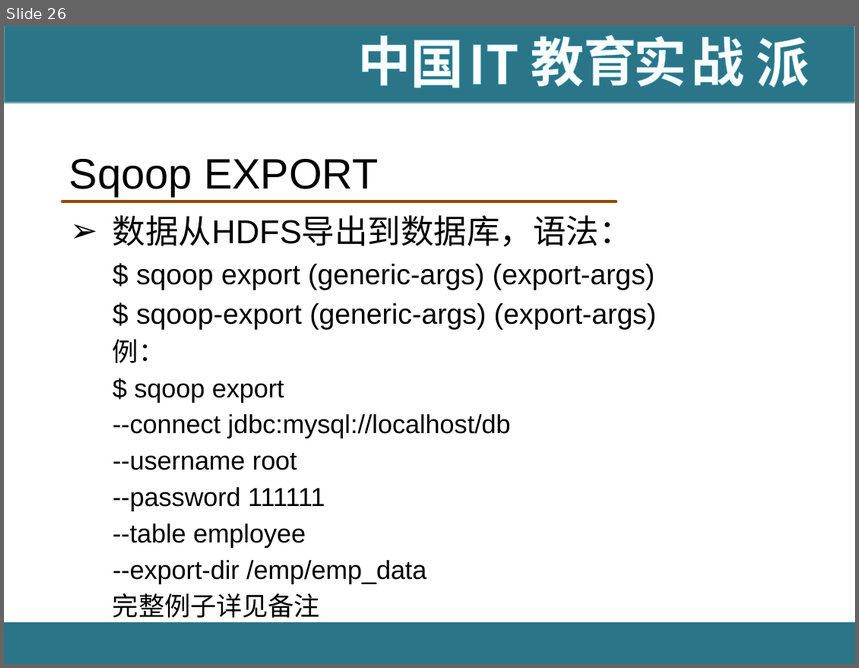
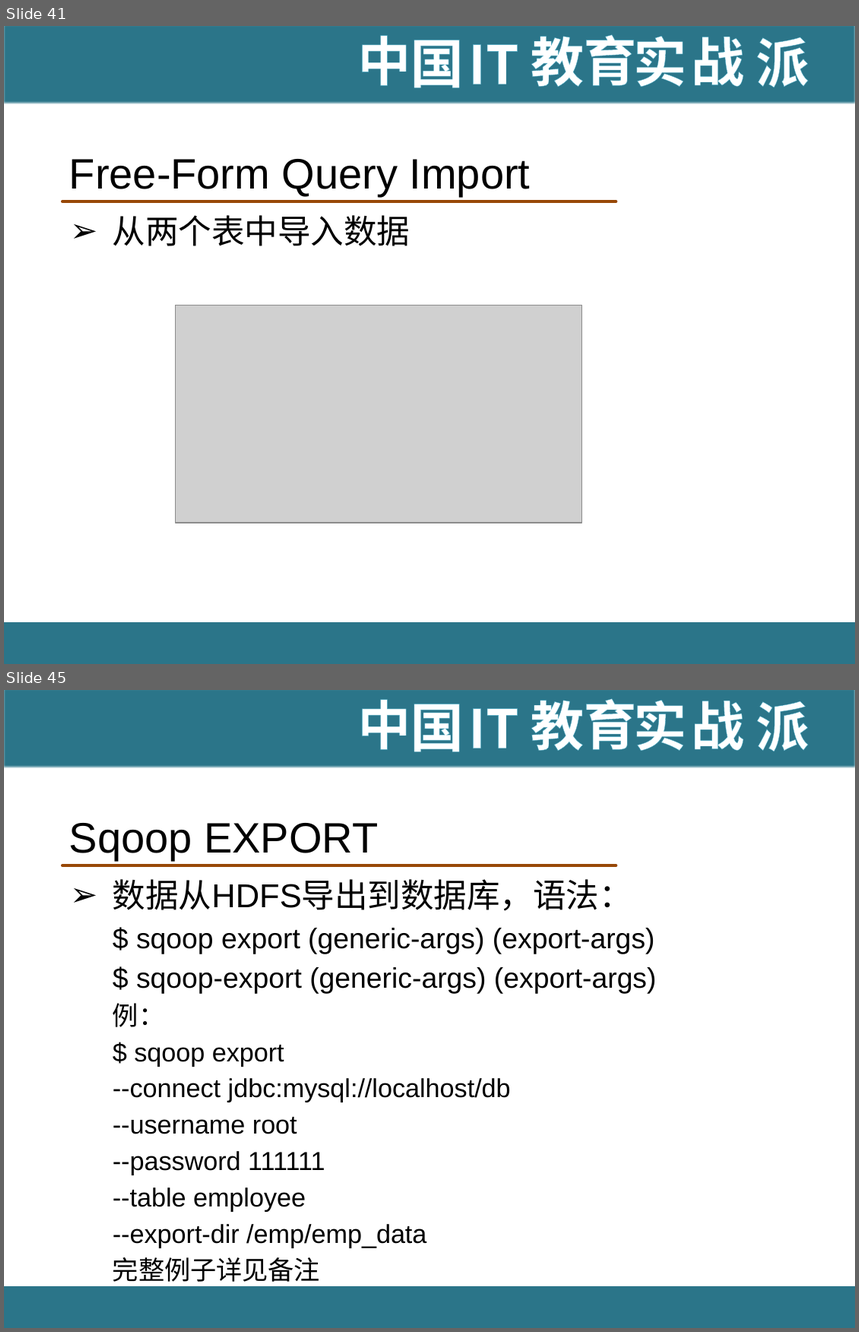
Before and after one commit to hanningxiao/BigData, a slide deck: [IT18掌www.it18zhang.com]Sqoop.pptx. Shown one above the other, each under a label of ours: slide 26 before the commit, slides 41 and 45 after it; the slides between them are not shown. The pictures are 859x668 and 859x1332 pixels, drawn with LibreOffice and Linux fonts; fonts in the diff are those of the drawing; grey boxes stand for pictures; background and template pictures are left out. Boxes give left, top, right and bottom in pixels: in the first picture for what was removed or moved away, otherwise in the second. Text is boxed around its words. In the diff, an @@ line names an element or a change of style, - is before the commit and + after.

```diff
--- a/[IT18掌www.it18zhang.com]Sqoop.pptx
+++ b/[IT18掌www.it18zhang.com]Sqoop.pptx
@@ slide 41 added at [4, 26, 855, 664], background #FFFFFF; not listed: 11 template elements that a slide beside it also shows @@
@@ title added at [69, 159, 531, 195], 36 pt, text #000000 @@
+Free-Form Query Import
@@ text added at [113, 215, 410, 246], 28 pt, text #000000 @@
+➢ 从两个表中导入数据
@@ picture added at [176, 305, 582, 523] @@
@@ what was slide 26 is now slide 45 @@
```
Also in this commit, not shown: 3 slides changed, 25 other slides added.
